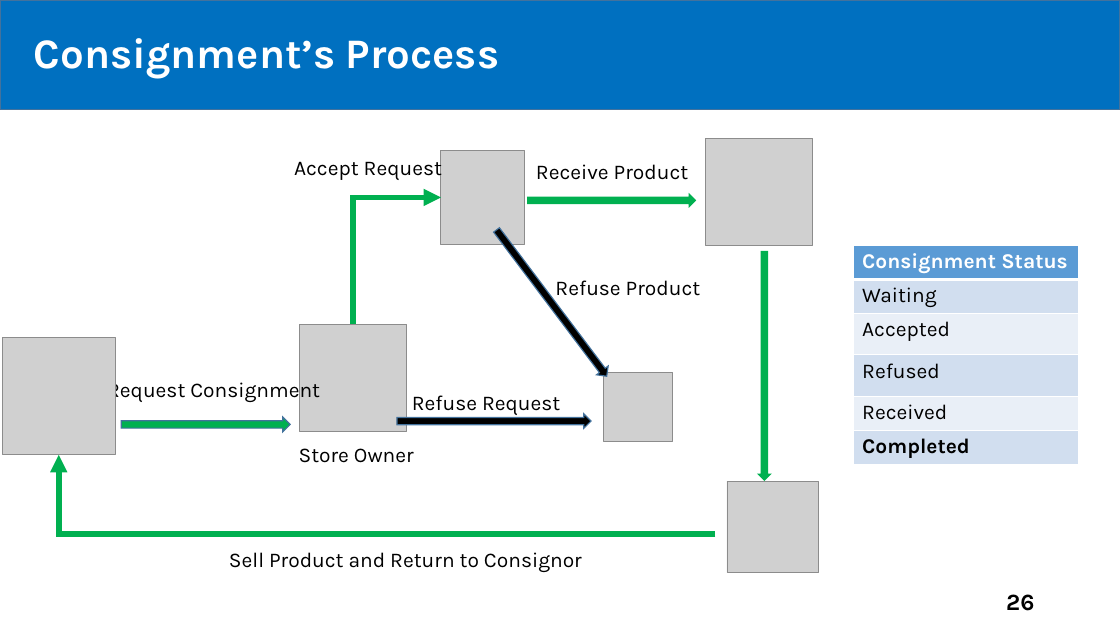
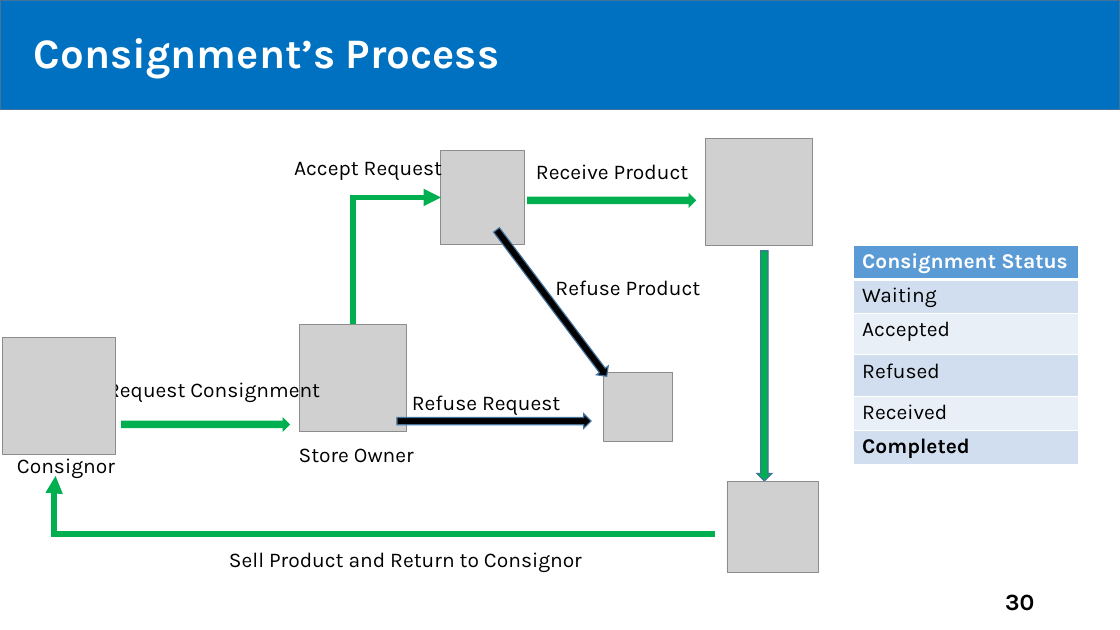
Before and after one commit to tiendan3108/CP, a slide deck: slide 30 of Source/Presentation/PreFinalPresentation.pptx (slide 26 before the commit). Drawn at 1120x630 pixels with LibreOffice and Linux fonts; fonts in the diff are those of the drawing; grey boxes stand for pictures. Boxes give left, top, right and bottom in pixels: in the first picture for what was removed or moved away, otherwise in the second. Text is boxed around its words. In the diff, an @@ line names an element or a change of style, - is before the commit and + after.

```diff
--- a/Source/Presentation/PreFinalPresentation.pptx
+++ b/Source/Presentation/PreFinalPresentation.pptx
@@ right arrow at (757, 251, 772, 481): outline none to #43739E 1 pt @@
@@ right arrow at (121, 417, 290, 432): outline #43739E 1 pt to none @@
@@ text added at (17, 454, 115, 479), 18 pt, text #000000 @@
+Consignor
@@ elbow arrow moved from (716, 534) - (59, 455) to (716, 534) - (55, 476) @@
@@ page number at (1005, 594, 1034, 611): text changed @@
-26
+30
```
Also in this commit, not shown: 24 other slides changed, 14 slides added.
